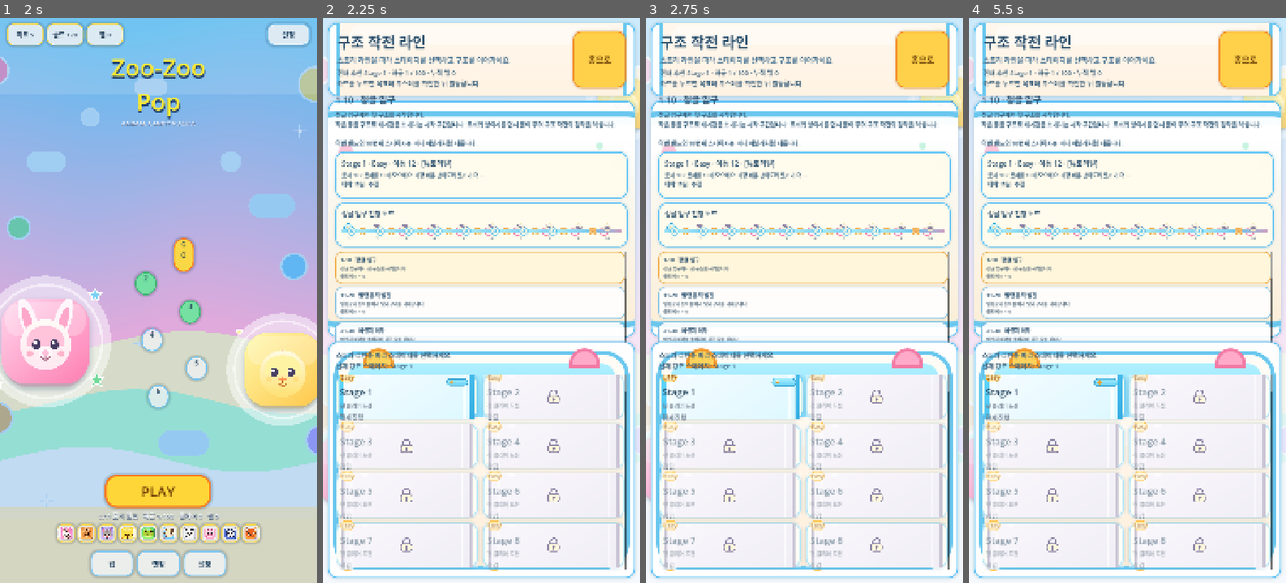
Above: before the commit, frames 1-4 (left to right).
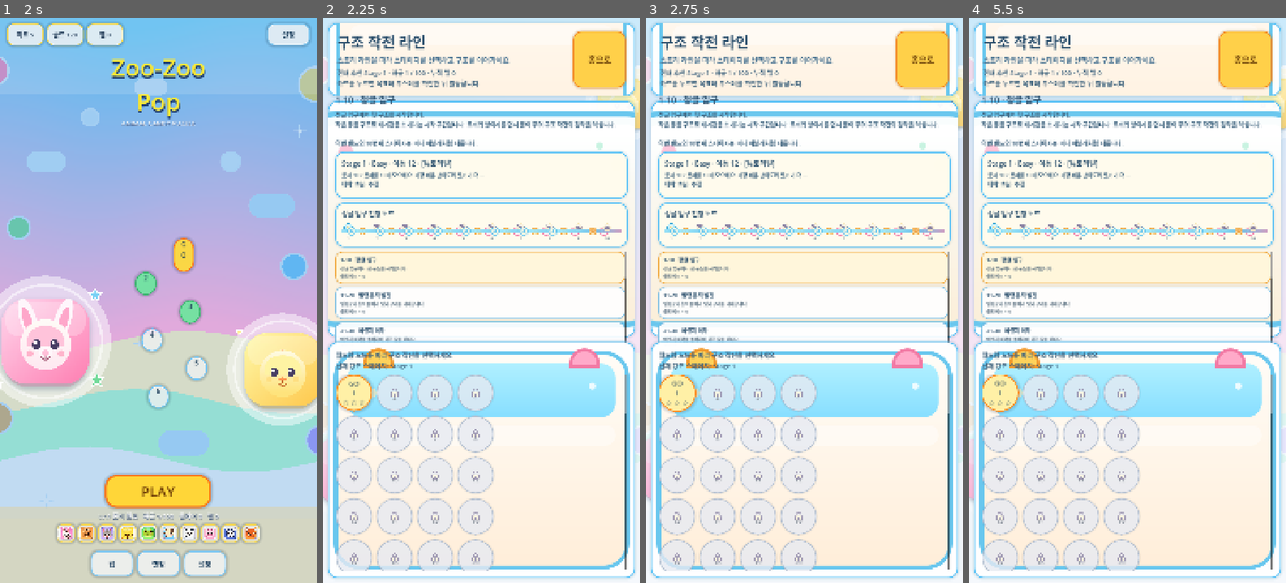
Above: after the commit, the same moments.

Repository: shinehand/3MatchGame
Game: Godot game, scene res://scenes/loading.tscn
Same seed, same stepped clock (60 frames per second), same inputs: the game is played once before the commit and once after it.
Inputs (mouse positions are in pixels of both pictures, inside the frame that each line leads up to):
- Up to frame 1 (2 s): move the mouse to (228, 272) at 0.52 s; click (228, 272) at 0.67 s; drag from (95, 328) to (142, 413) at 1.27 s
- Up to frame 2 (2.25 s): click "맵" at 2 s
- Up to frame 3 (2.75 s): no input
- Up to frame 4 (5.5 s): click (1000, 390) at 2.75 s, where only the run after the commit has a clickable "GO 1 ☆ ☆ ☆"; click "START" at 3.5 s; click "⌂" at 4.25 s; click "PLAY" at 5 s

Frame 1 is identical in both runs. In frame 2, 15% of the frame differs, in the area x 4-96%, y 59-98%; in frame 3, 15%; in frame 4, 15%.

Commit message:
feat: convert stage select to map nodes

Diff:
--- a/scripts/stage_select.gd
+++ b/scripts/stage_select.gd
@@ -19,6 +19,7 @@
 const STORY_PATH_NODE_CURRENT = preload("res://assets/ui/meta/story_path_node_current.svg")
 const STORY_PATH_NODE_CLEARED = preload("res://assets/ui/meta/story_path_node_cleared.svg")
 const STORY_PATH_CONNECTOR = preload("res://assets/ui/meta/story_path_connector.svg")
+const STAGE_LOCK_TEXTURE = preload("res://assets/ui/meta/stage_lock.svg")
 const MAP_RABBIT_TEXTURE = preload("res://assets/generated/polish/home_mascot_rabbit_clean.png")
 const MAP_CHICK_TEXTURE = preload("res://assets/generated/polish/home_mascot_chick_clean.png")
 
@@ -103,6 +104,7 @@
 var map_rabbit: TextureRect
 var map_chick: TextureRect
 var map_tweens: Array[Tween] = []
+var current_stage_node_tween: Tween
 var stage_popup_overlay: ColorRect
 var stage_popup_panel: PanelContainer
 var stage_popup_title_label: Label
@@ -137,16 +139,117 @@
 
 
 func _rebuild_stage_grid() -> void:
+	if current_stage_node_tween != null and current_stage_node_tween.is_valid():
+		current_stage_node_tween.kill()
+	current_stage_node_tween = null
 	for child in stage_grid.get_children():
 		child.queue_free()
 
 	for stage_def in stage_defs:
-		var stage_id := int(stage_def.get("id", 0))
-		var card = STAGE_CARD_SCENE.instantiate()
-		card.size_flags_horizontal = Control.SIZE_EXPAND_FILL
-		card.setup(stage_def, GameSession.is_stage_unlocked(stage_id), GameSession.get_best_stars(stage_id))
-		card.stage_selected.connect(_on_stage_card_pressed)
-		stage_grid.add_child(card)
+		var node_button := _make_stage_map_node(stage_def)
+		stage_grid.add_child(node_button)
+		if int(stage_def.get("id", 0)) == GameSession.get_selected_stage_id():
+			call_deferred("_start_current_stage_node_pulse", node_button)
+
+
+func _make_stage_map_node(stage_def: Dictionary) -> Button:
+	var stage_id := int(stage_def.get("id", 0))
+	var unlocked := GameSession.is_stage_unlocked(stage_id)
+	var best_stars := GameSession.get_best_stars(stage_id)
+	var current := stage_id == GameSession.get_selected_stage_id()
+	var finale := stage_id % 10 == 0
+
+	var button := Button.new()
+	button.name = "StageNode%d" % stage_id
+	button.custom_minimum_size = Vector2(124, 124)
+	button.size_flags_horizontal = Control.SIZE_SHRINK_CENTER
+	button.size_flags_vertical = Control.SIZE_SHRINK_CENTER
+	button.focus_mode = Control.FOCUS_NONE
+	button.disabled = not unlocked
+	button.text = _stage_node_text(stage_id, unlocked, best_stars, current)
+	button.add_theme_font_size_override("font_size", 23 if unlocked else 21)
+	button.add_theme_color_override("font_color", Color("1f415c") if unlocked else Color("7f8792"))
+	button.add_theme_color_override("font_disabled_color", Color("7f8792"))
+	button.add_theme_stylebox_override("normal", _stage_node_style(unlocked, current, finale, best_stars))
+	button.add_theme_stylebox_override("hover", _stage_node_style(unlocked, true, finale, best_stars))
+	button.add_theme_stylebox_override("pressed", _stage_node_style(unlocked, true, finale, best_stars, true))
+	button.add_theme_stylebox_override("disabled", _stage_node_style(false, false, finale, best_stars))
+	button.pressed.connect(_on_stage_card_pressed.bind(stage_id))
+
+	if not unlocked:
+		var lock_center := CenterContainer.new()
+		lock_center.set_anchors_preset(Control.PRESET_FULL_RECT)
+		lock_center.mouse_filter = Control.MOUSE_FILTER_IGNORE
+		var lock_icon := TextureRect.new()
+		lock_icon.texture = STAGE_LOCK_TEXTURE
+		lock_icon.custom_minimum_size = Vector2(44, 44)
+		lock_icon.expand_mode = TextureRect.EXPAND_IGNORE_SIZE
+		lock_icon.stretch_mode = TextureRect.STRETCH_KEEP_ASPECT_CENTERED
+		lock_icon.modulate = Color(1, 1, 1, 0.76)
+		lock_center.add_child(lock_icon)
+		button.add_child(lock_center)
+
+	return button
+
+
+func _stage_node_text(stage_id: int, unlocked: bool, best_stars: int, current: bool) -> String:
+	if not unlocked:
+		return "\n%d" % stage_id
+	if current:
+		return "GO\n%d\n%s" % [stage_id, _stage_stars_text(best_stars)]
+	if stage_id % 10 == 0:
+		return "BOSS\n%d\n%s" % [stage_id, _stage_stars_text(best_stars)]
+	return "%d\n%s" % [stage_id, _stage_stars_text(best_stars)]
+
+
+func _stage_stars_text(best_stars: int) -> String:
+	if best_stars <= 0:
+		return "☆ ☆ ☆"
+	var stars := ""
+	for index in range(3):
+		stars += "★" if index < best_stars else "☆"
+		if index < 2:
+			stars += " "
+	return stars
+
+
+func _stage_node_style(unlocked: bool, current: bool, finale: bool, best_stars: int, pressed: bool = false) -> StyleBoxFlat:
+	var bg_color := Color("ffffff")
+	var border_color := Color("64c5f4")
+	if not unlocked:
+		bg_color = Color(0.92, 0.93, 0.96, 0.78)
+		border_color = Color(0.70, 0.75, 0.82, 0.92)
+	elif current:
+		bg_color = Color("fff0a6") if not pressed else Color("ffd45a")
+		border_color = Color("ff8f26")
+	elif finale:
+		bg_color = Color("ffe4f0")
+		border_color = Color("ff74a8")
+	elif best_stars > 0:
+		bg_color = Color("d9fff0")
+		border_color = Color("2dc78b")
+	else:
+		bg_color = Color("f4fbff")
+		border_color = Color("54c7ff")
+
+	var style := _rounded_style(bg_color, border_color, 62, 5 if current else 4)
+	style.shadow_color = Color(0.09, 0.22, 0.32, 0.20 if unlocked else 0.08)
+	style.shadow_size = 12 if unlocked else 5
+	return style
+
+
+func _start_current_stage_node_pulse(node_button: Button) -> void:
+	if not is_instance_valid(node_button) or not node_button.is_inside_tree():
+		return
+	if current_stage_node_tween != null and current_stage_node_tween.is_valid():
+		current_stage_node_tween.kill()
+	node_button.pivot_offset = node_button.size * 0.5
+	current_stage_node_tween = create_tween()
+	current_stage_node_tween.set_loops()
+	current_stage_node_tween.set_trans(Tween.TRANS_SINE)
+	current_stage_node_tween.set_ease(Tween.EASE_IN_OUT)
+	current_stage_node_tween.tween_property(node_button, "scale", Vector2(1.055, 1.055), 0.58)
+	current_stage_node_tween.tween_property(node_button, "scale", Vector2.ONE, 0.58)
 
 
 func _on_stage_card_pressed(stage_id: int) -> void:
@@ -431,7 +534,7 @@
 		stage_defs.size(),
 		GameSession.get_total_stars(),
 	]
-	stage_hint_label.text = "스토리 라인을 따라 스테이지를 선택하세요.\n현재 강조 스테이지: Stage %d" % int(stage_def.get("id", 1))
+	stage_hint_label.text = "월드맵 노드를 따라 구조 작전을 선택하세요.\n현재 강조 스테이지: Stage %d" % int(stage_def.get("id", 1))
 	band_route_title_label.text = "%s 진행 노드" % String(meta.get("title", "현재 밴드"))
 	_rebuild_band_route(band)
 	_rebuild_timeline(band)
@@ -785,7 +888,9 @@
 	layout_root.add_theme_constant_override("separation", 16 if portrait else 22)
 	content_root.vertical = portrait
 	content_root.add_theme_constant_override("separation", 16 if portrait else 20)
-	stage_grid.columns = 2 if portrait else 4
+	stage_grid.columns = 4 if portrait else 7
+	stage_grid.add_theme_constant_override("h_separation", 14 if portrait else 18)
+	stage_grid.add_theme_constant_override("v_separation", 16 if portrait else 20)
 	if stage_popup_panel:
 		stage_popup_panel.custom_minimum_size = Vector2(700, 760) if portrait else Vector2(720, 720)
 	_layout_map_juice_layer(portrait)
--- a/scripts/validate_scene_loads.gd
+++ b/scripts/validate_scene_loads.gd
@@ -156,6 +156,8 @@
 		errors.append("%s is missing StageGrid." % STAGE_SELECT_SCENE_PATH)
 	elif stage_grid.get_child_count() != 100:
 		errors.append("%s StageGrid expected 100 stage cards, got %d." % [STAGE_SELECT_SCENE_PATH, stage_grid.get_child_count()])
+	elif not String(stage_grid.get_child(0).name).begins_with("StageNode"):
+		errors.append("%s StageGrid should render world-map stage nodes, not plain list cards." % STAGE_SELECT_SCENE_PATH)
 
 	var stage_popup := node.get_node_or_null("StagePopupOverlay") as CanvasItem
 	if stage_popup == null:
Not shown, changed: 5hr_work_log.md
Not shown, changed: scripts/validate_gameplay.sh
